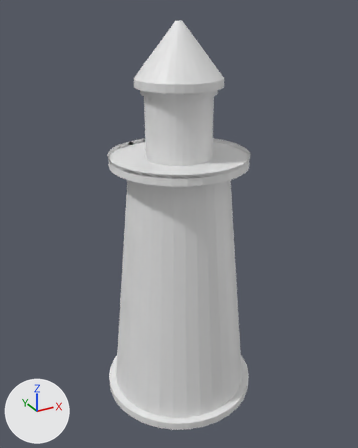
One commit to the OBJ model projects/Dam Defense/res/models/LightHouse.obj: the scene before it, then after it.
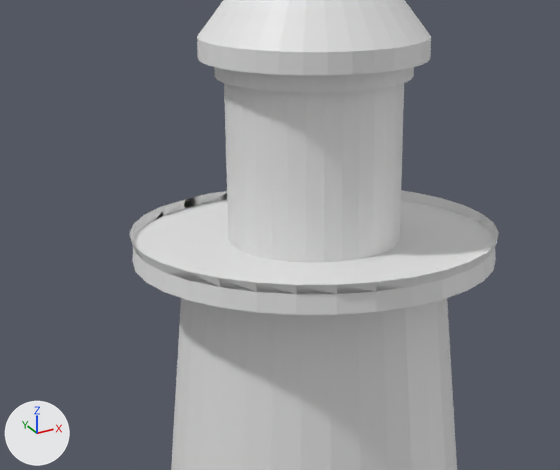
The first picture shows the older version from a 50 mm lens placed at (-5.51, -10.03, 9.83), pointed at (0.01, 0.01, 4.81). The close-ups show both versions on the part from 16% to 77% of the width and 14% to 55% of the height of that picture. The axes (+X, +Y, +Z) are drawn at lower left. The lights are the same throughout. Where no turn or scale is listed for an object, it has been applied to the vertices.
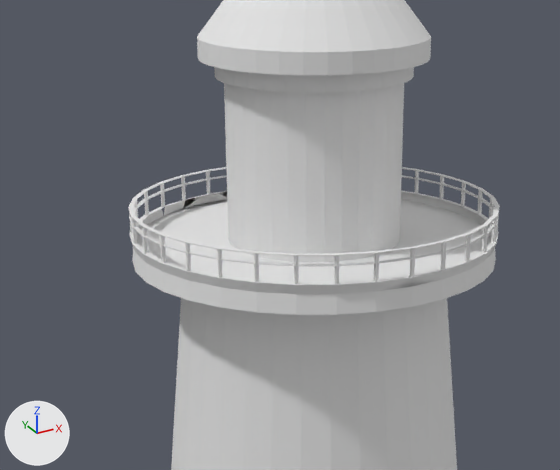
The edits, one by one:
Material 'LightHouseLight' (mat_lighthouselight) is new.
Its base color is (0.8, 0.8, 0.8) (white #e7e7e7).
Its roughness is 1.0.
Material 'LighthouseTexture' (mat_lighthousetexture) is new.
Its base color is (0.8, 0.8, 0.8) (white #e7e7e7).
Its roughness is 1.0.
me_cylinder is used by ob_cylinder; location (0.0, 0.0, 0.0).
me_cylinder had 772 vertices, 1512 faces and spanned x -2.0..2.0, y -2.0..2.0, z 0.0..9.55.
me_cylinder now has 22944 vertices, 45410 faces and spans x -2.0..2.0, y -2.0..2.0, z 0.0..9.55.
me_cylinder part 1: 22172 vertices added at x -1.68..1.68, y -1.68..1.68, z 6.65..6.9.
me_cylinder now uses material mat_lighthousetexture (white #e7e7e7).
me_cylinder now uses material mat_lighthouselight (white #e7e7e7).

Pixel boxes (x1, y1, x2, y2) of what changed, in the close-ups (560 x 470 px):
'Cylinder', reshaped: before (129, 0, 499, 470); after (128, 0, 500, 470)
part 1 of me_cylinder, added: after (128, 167, 500, 285)
